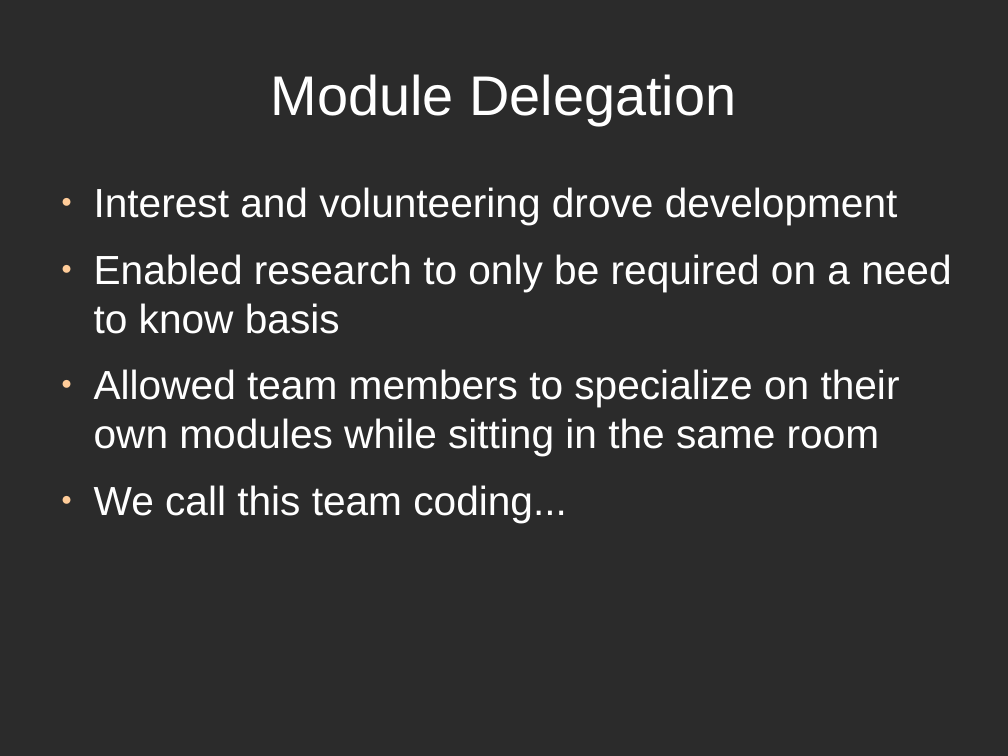
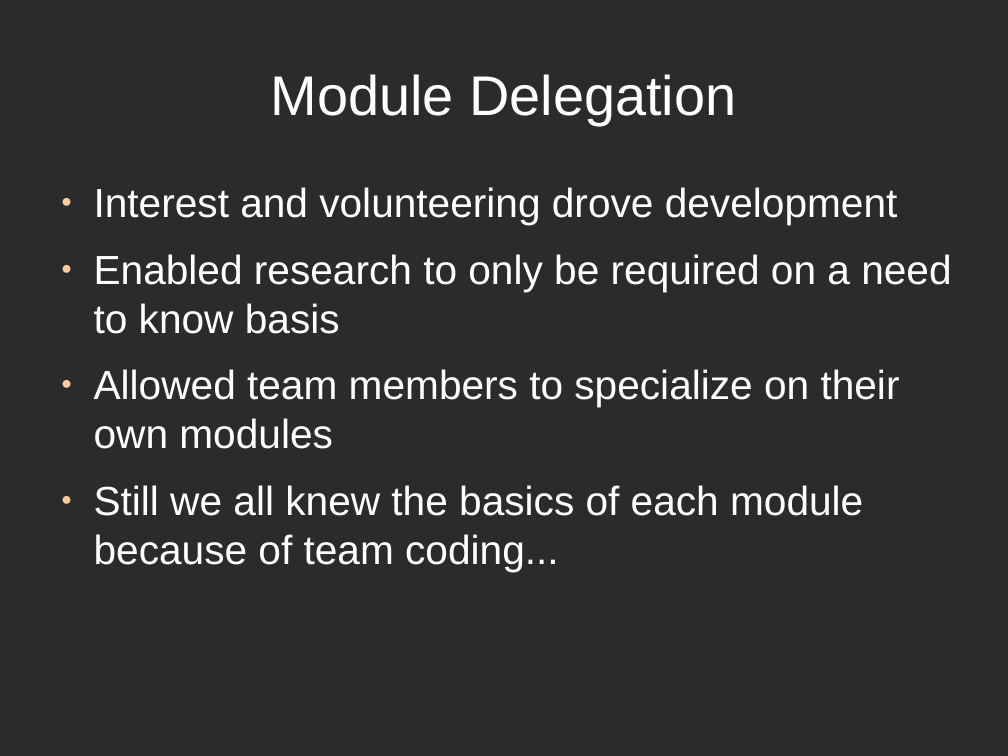
Before and after one commit to directrix1/se2, a slide deck: slide 13 of wip/SE2Presentation.odp (slide 15 before the commit). Drawn at 1008x756 pixels with LibreOffice and Linux fonts; fonts in the diff are those of the drawing; background and template pictures are left out; a plain dark background stands for a picture behind light text. Boxes give left, top, right and bottom in pixels: in the first picture for what was removed or moved away, otherwise in the second. Text is boxed around its words. In the diff, an @@ line names an element or a change of style, - is before the commit and + after.

```diff
--- a/wip/SE2Presentation.odp
+++ b/wip/SE2Presentation.odp
@@ text at box(94, 369, 900, 571): text changed @@
-● Allowed team members to specialize on their own modules while sitting in the same room
-● We call this team coding...
+● Allowed team members to specialize on their own modules
+● Still we all knew the basics of each module because of team coding...
```
Also in this commit, not shown: 8 other slides changed, 5 slides removed, 1 other file.
